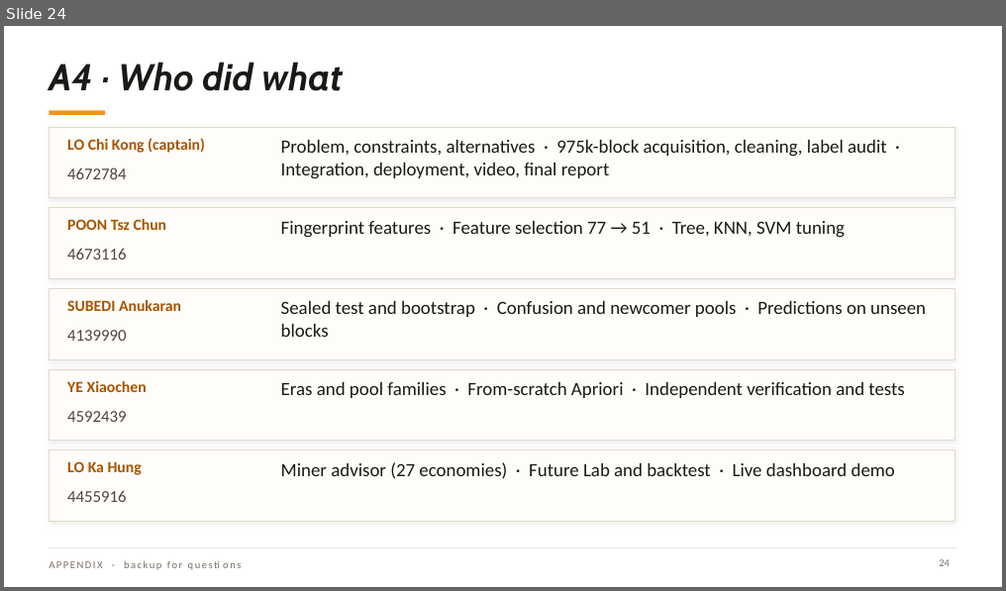
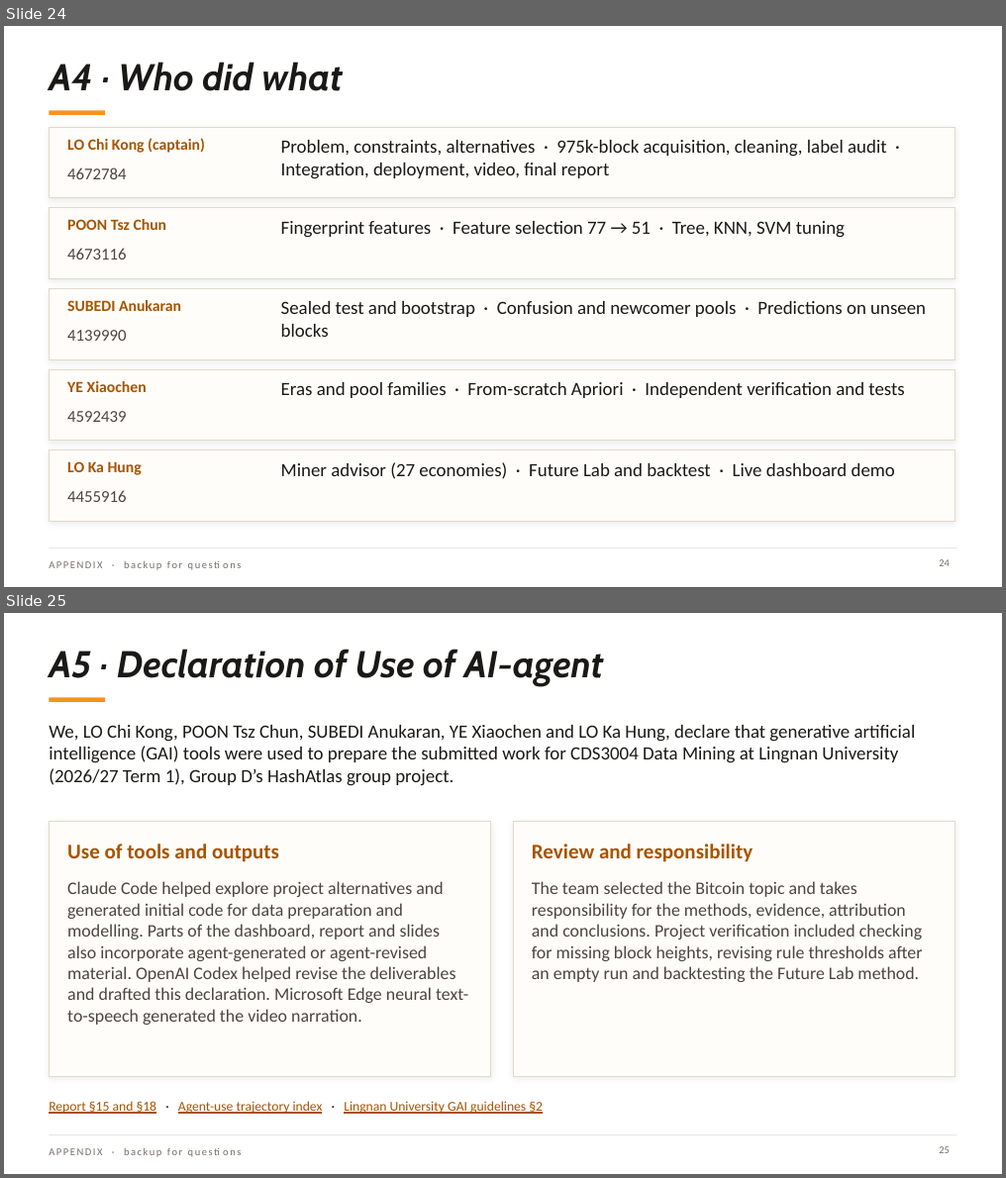
Before and after one commit to ansonlo-dev/HashAtlas, a slide deck: presentation/HashAtlas.pptx. Shown one above the other, each under a label of ours: slide 24 before the commit, slides 24 and 25 after it. The pictures are 1006x591 and 1006x1178 pixels, drawn with LibreOffice and Linux fonts; fonts in the diff are those of the drawing; background and template pictures are left out. Boxes give left, top, right and bottom in pixels: in the first picture for what was removed or moved away, otherwise in the second. Text is boxed around its words. In the diff, an @@ line names an element or a change of style, - is before the commit and + after.

Commit message:
Add Declaration of Use of AI-agent

```diff
--- a/presentation/HashAtlas.pptx
+++ b/presentation/HashAtlas.pptx
@@ slide 25 added at (x1=4, y1=613, x2=1002, y2=1174), background picture (left out); not listed: 3 template elements that a slide beside it also shows @@
@@ title added at (x1=49, y1=649, x2=604, y2=686), 36 pt, text #1B1916, bold, italic @@
+A5 · Declaration of Use of AI-agent
@@ text added at (x1=49, y1=725, x2=916, y2=786), 18 pt, text #1B1916 @@
+We, LO Chi Kong, POON Tsz Chun, SUBEDI Anukaran, YE Xiaochen and LO Ka Hung, declare that generative artificial intelligence (GAI) tools were used to prepare the submitted work for CDS3004 Data Mining at Lingnan University (2026/27 Term 1), Group D’s HashAtlas group project.
@@ rectangle added at (x1=49, y1=821, x2=491, y2=1077), fill #FFFDF9, outline #E2D9CB 0.75 pt @@
@@ text added at (x1=67, y1=844, x2=279, y2=862), 20 pt, text #A65400, bold @@
+Use of tools and outputs
@@ rectangle added at (x1=513, y1=821, x2=954, y2=1077), fill #FFFDF9, outline #E2D9CB 0.75 pt @@
@@ text added at (x1=532, y1=844, x2=753, y2=862), 20 pt, text #A65400, bold @@
+Review and responsibility
@@ text added at (x1=67, y1=881, x2=468, y2=1025), 17 pt, text #4A453F @@
+Claude Code helped explore project alternatives and generated initial code for data preparation and modelling. Parts of the dashboard, report and slides also incorporate agent-generated or agent-revised material. OpenAI Codex helped revise the deliverables and drafted this declaration. Microsoft Edge neural text-to-speech generated the video narration.
@@ text added at (x1=532, y1=881, x2=922, y2=982), 17 pt, text #4A453F @@
+The team selected the Bitcoin topic and takes responsibility for the methods, evidence, attribution and conclusions. Project verification included checking for missing block heights, revising rule thresholds after an empty run and backtesting the Future Lab method.
@@ text added at (x1=49, y1=1101, x2=543, y2=1114), 13 pt, text #A65400, underline @@
+Report §15 and §18 · Agent-use trajectory index · Lingnan University GAI guidelines §2
@@ page number added at (x1=939, y1=1147, x2=949, y2=1154), 10 pt, text #776F65 @@
+25
```
Also in this commit, not shown: 8 other files.
